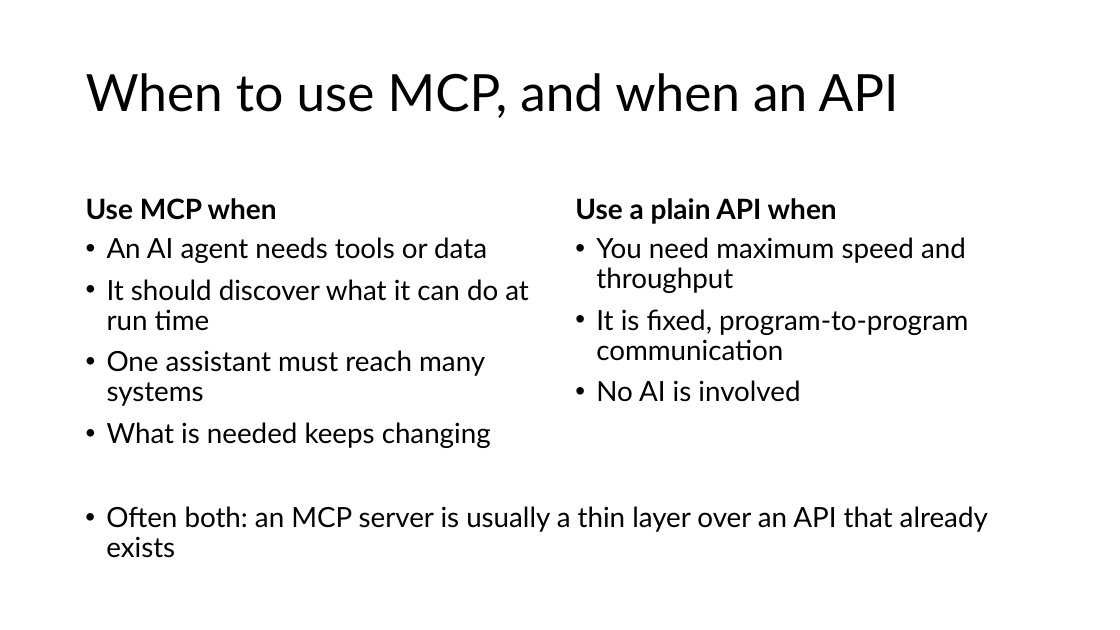
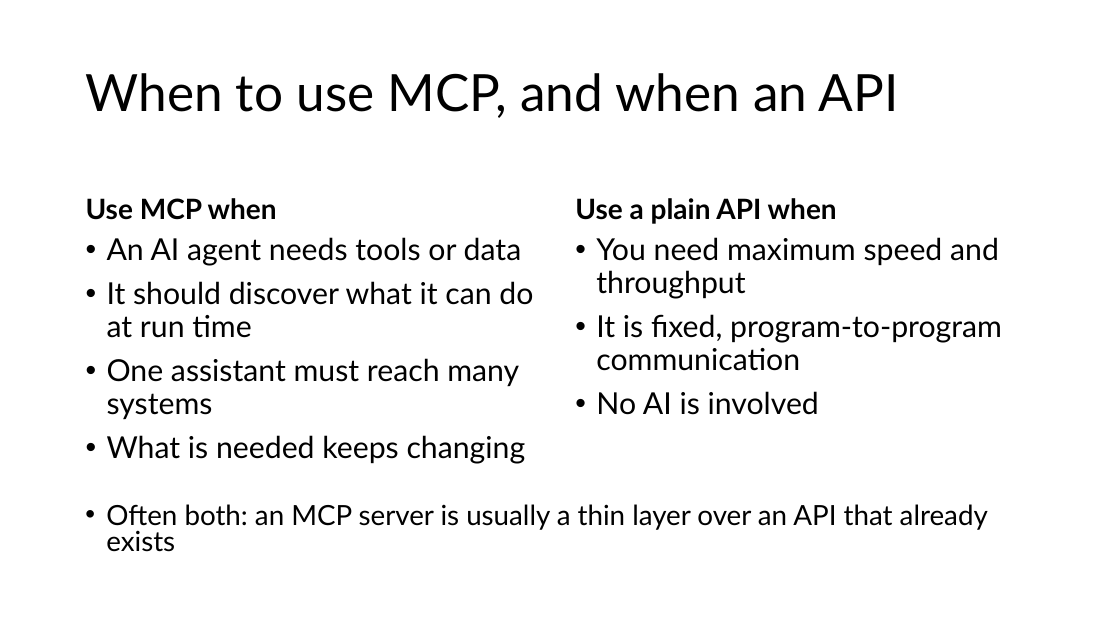
Before and after one commit to Caoimhe-K05/ai-assisted-programming-module, a slide deck: slide 32 of lectures-and-labs/week05/mcp-lecture.pptx. Drawn at 1120x630 pixels with LibreOffice and Linux fonts; fonts in the diff are those of the drawing. Boxes give left, top, right and bottom in pixels: in the first picture for what was removed or moved away, otherwise in the second. Text is boxed around its words. In the diff, an @@ line names an element or a change of style, - is before the commit and + after.

```diff
--- a/lectures-and-labs/week05/mcp-lecture.pptx
+++ b/lectures-and-labs/week05/mcp-lecture.pptx
@@ text "An AI agent needs tools ..." at <box>107,237,533,464</box>: size 23.8 to 25.9 pt @@
@@ text "You need maximum speed and ..." at <box>596,237,1002,415</box>: size 23.8 to 25.9 pt @@
@@ text "Often both: an MCP server ..." at <box>106,504,988,552</box>: line spacing 0.9 to 0.8 @@
```
Also in this commit, not shown: 24 other slides changed, 1 other file.
